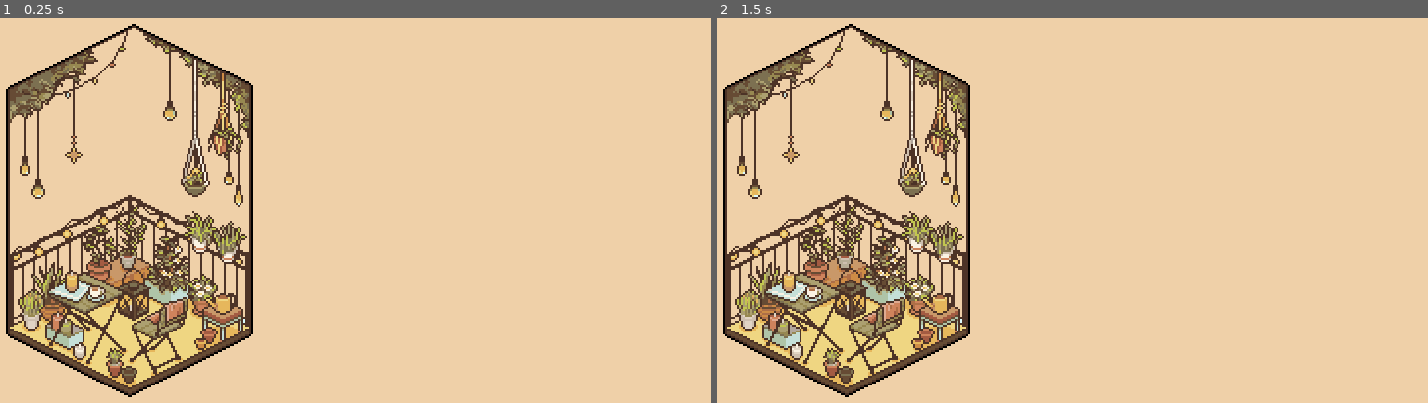
Above: before the commit, frames 1-2 (left to right).
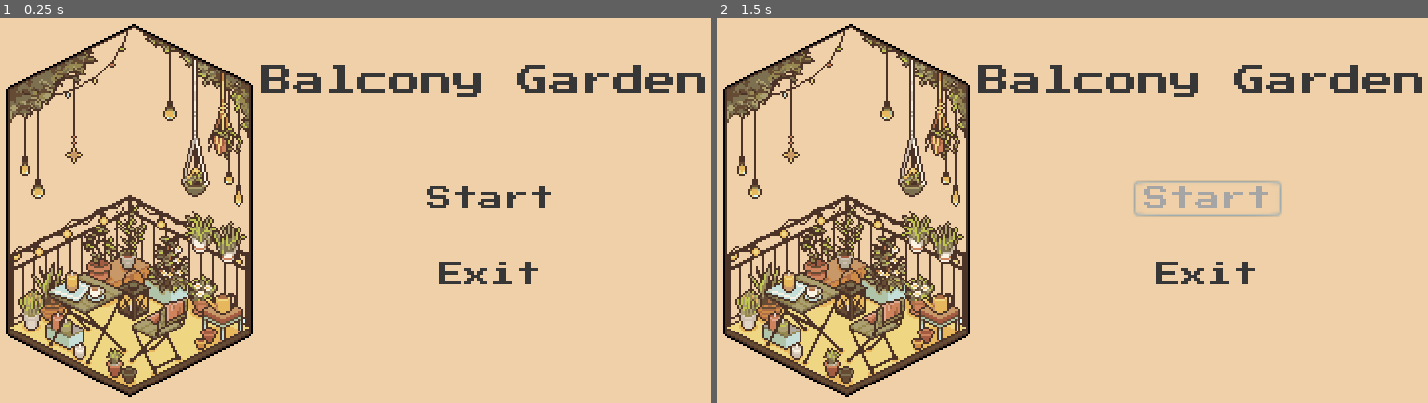
Above: after the commit, the same moments.

Repository: Akademya/balcony-garden
Game: Godot game, scene res://src/scenes/start_menu.tscn
Same seed, same stepped clock (60 frames per second), same inputs: the game is played once before the commit and once after it. The project has no main scene, so this scene is started directly.
Inputs (mouse positions are in pixels of both pictures, inside the frame that each line leads up to):
- Up to frame 1 (0.25 s): no input
- Up to frame 2 (1.5 s): click (1207, 198) at 0.5 s, where only the run after the commit has a clickable "Start"; click (1207, 198) at 1.25 s, where only the run after the commit has a clickable "Start"

The runs differ from the first frame. In frame 1, 2.4% of the frame differs, in the area x 36-100%, y 12-70%; in frame 2, 2.7%.

Commit message:
add buttons

Diff:
--- a/assets/font/monocraft.tres
+++ b/assets/font/monocraft.tres
@@ -3,4 +3,5 @@
 [ext_resource path="res://assets/font/Monocraft.otf" type="DynamicFontData" id=1]
 
 [resource]
+size = 101
 font_data = ExtResource( 1 )
--- a/assets/font/press_start_2P.tres
+++ b/assets/font/press_start_2P.tres
@@ -1,3 +1,7 @@
-[gd_resource type="DynamicFont" format=2]
+[gd_resource type="DynamicFont" load_steps=2 format=2]
+
+[ext_resource path="res://assets/font/PressStart2P-Regular.ttf" type="DynamicFontData" id=1]
 
 [resource]
+resource_local_to_scene = true
+font_data = ExtResource( 1 )
--- a/src/scenes/start_menu.tscn
+++ b/src/scenes/start_menu.tscn
@@ -1,6 +1,7 @@
-[gd_scene load_steps=2 format=2]
+[gd_scene load_steps=3 format=2]
 
 [ext_resource path="res://assets/start_menu/isometric_balcony.png" type="Texture" id=1]
+[ext_resource path="res://assets/font/press_start_2P.tres" type="DynamicFont" id=2]
 
 [node name="StartMenu" type="Control"]
 anchor_right = 1.0
@@ -18,3 +19,37 @@
 margin_bottom = 660.0
 rect_scale = Vector2( 0.163534, 0.163534 )
 texture = ExtResource( 1 )
+
+[node name="Title" type="Label" parent="CanvasLayer"]
+margin_left = 77.0
+margin_top = 18.0
+margin_right = 301.0
+margin_bottom = 34.0
+rect_scale = Vector2( 0.5, 0.5 )
+custom_colors/font_color = Color( 0.219608, 0.219608, 0.219608, 1 )
+custom_fonts/font = ExtResource( 2 )
+text = "Balcony Garden"
+
+[node name="ButtonExit" type="Button" parent="CanvasLayer"]
+margin_left = 119.0
+margin_top = 66.0
+margin_right = 195.0
+margin_bottom = 88.0
+rect_scale = Vector2( 0.4, 0.4 )
+custom_colors/font_color = Color( 0.219608, 0.219608, 0.219608, 1 )
+custom_colors/font_color_hover = Color( 0.65098, 0.65098, 0.65098, 1 )
+custom_fonts/font = ExtResource( 2 )
+text = "Exit"
+flat = true
+
+[node name="ButtonStart" type="Button" parent="CanvasLayer"]
+margin_left = 116.0
+margin_top = 47.0
+margin_right = 208.0
+margin_bottom = 69.0
+rect_scale = Vector2( 0.4, 0.4 )
+custom_colors/font_color = Color( 0.219608, 0.219608, 0.219608, 1 )
+custom_colors/font_color_hover = Color( 0.65098, 0.65098, 0.65098, 1 )
+custom_fonts/font = ExtResource( 2 )
+text = "Start"
+flat = true
